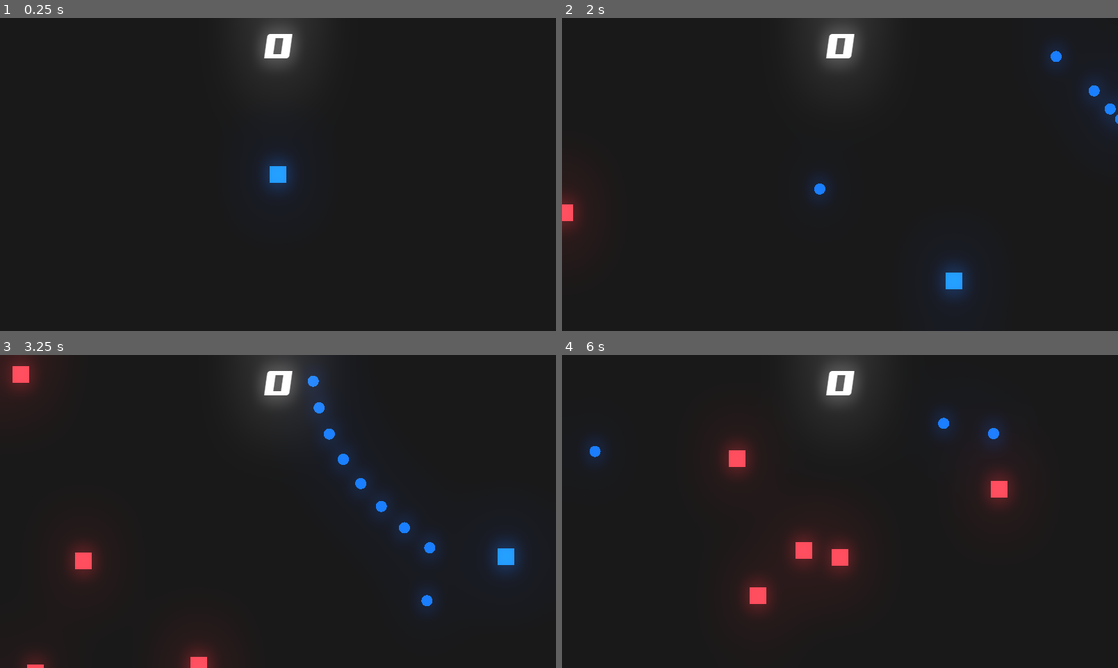
Above: before the commit, frames 1-4 (two rows, left to right).
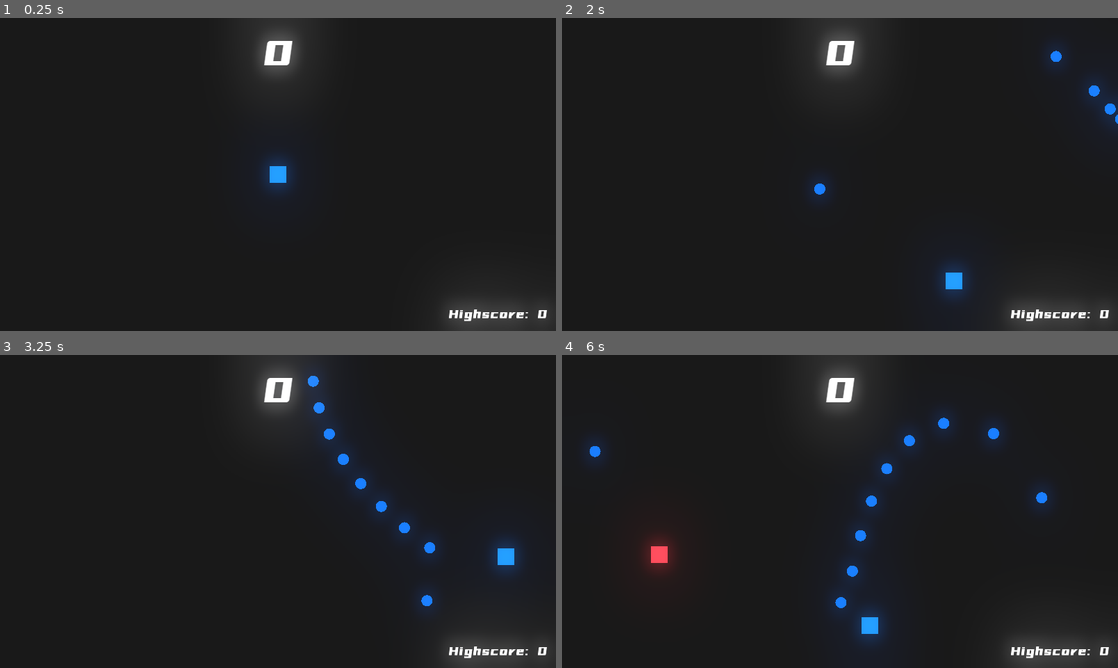
Above: after the commit, the same moments.

Repository: bakneko/WaveShooter
Game: Godot game, scene res://scenes/Arena.tscn
Same seed, same stepped clock (60 frames per second), same inputs: the game is played once before the commit and once after it.
Inputs (mouse positions are in pixels of both pictures, inside the frame that each line leads up to):
- Up to frame 1 (0.25 s): no input
- Up to frame 2 (2 s): tap Enter at 0.5 s; move the mouse to (962, 158) at 0.52 s; press the mouse at (962, 158) at 0.53 s; hold D (move_right) 0.53-1.28 s; move the mouse to (728, 190) at 1.27 s; release the mouse at (728, 190) at 1.28 s; hold S (move_down) from 1.28 s (still down); click (728, 190) at 1.35 s
- Up to frame 3 (3.25 s): move the mouse to (333, 442) at 2.02 s; release S (move_down) at 2.03 s; press the mouse at (333, 442) at 2.03 s; hold D (move_right) 2.03-2.78 s; move the mouse to (250, 574) at 2.77 s; release the mouse at (250, 574) at 2.78 s; hold W (move_up) from 2.78 s (still down); click (250, 574) at 2.85 s
- Up to frame 4 (6 s): move the mouse to (1006, 558) at 3.52 s; release W (move_up) at 3.53 s; press the mouse at (1006, 558) at 3.53 s; hold A (move_left) 3.53-5.03 s; move the mouse to (673, 464) at 4.27 s; release the mouse at (673, 464) at 4.28 s; click (673, 464) at 4.35 s; move the mouse to (867, 511) at 5.02 s; press the mouse at (867, 511) at 5.03 s; hold S (move_down) 5.03-5.78 s; move the mouse to (756, 433) at 5.77 s; release the mouse at (756, 433) at 5.78 s; hold D (move_right) from 5.78 s (still down); click (756, 433) at 5.85 s

The runs differ from the first frame. In frame 1, 1.7% of the frame differs, in the area x 47-99%, y 5-100%; in frame 2, 2.2%; in frame 3, 3.9%; in frame 4, 8.2%, in the area x 14-99%, y 5-100%.

Commit message:
EP #9
难度曲线，最高分

Diff:
--- a/scenes/Arena.tscn
+++ b/scenes/Arena.tscn
@@ -1,10 +1,11 @@
-[gd_scene load_steps=8 format=2]
+[gd_scene load_steps=10 format=2]
 
 [ext_resource path="res://scenes/Player.tscn" type="PackedScene" id=1]
 [ext_resource path="res://scripts/Arena.gd" type="Script" id=2]
 [ext_resource path="res://assets/YousheTitleBlack.ttf" type="DynamicFontData" id=3]
 [ext_resource path="res://scripts/Score.gd" type="Script" id=4]
 [ext_resource path="res://scripts/Camera2D.gd" type="Script" id=5]
+[ext_resource path="res://scripts/HighScore.gd" type="Script" id=6]
 
 [sub_resource type="Environment" id=1]
 background_mode = 4
@@ -18,6 +19,10 @@
 use_filter = true
 font_data = ExtResource( 3 )
 
+[sub_resource type="DynamicFont" id=3]
+use_filter = true
+font_data = ExtResource( 3 )
+
 [node name="Arena" type="Node2D"]
 script = ExtResource( 2 )
 
@@ -28,7 +33,11 @@
 environment = SubResource( 1 )
 
 [node name="EnemySpawnTimer" type="Timer" parent="."]
-wait_time = 0.75
+wait_time = 3.0
+autostart = true
+
+[node name="DifficultyTimer" type="Timer" parent="."]
+wait_time = 5.0
 autostart = true
 
 [node name="UI" type="Node2D" parent="."]
@@ -50,7 +59,23 @@
 margin_bottom = 80.0
 custom_fonts/font = SubResource( 2 )
 align = 1
+valign = 1
 script = ExtResource( 4 )
+__meta__ = {
+"_edit_use_anchors_": false
+}
+
+[node name="HighScore" type="Label" parent="UI/Control"]
+anchor_top = 1.0
+anchor_bottom = 1.0
+margin_left = 0.629944
+margin_top = -80.0
+margin_right = 630.0
+margin_bottom = -10.0
+custom_fonts/font = SubResource( 3 )
+align = 2
+valign = 2
+script = ExtResource( 6 )
 __meta__ = {
 "_edit_use_anchors_": false
 }
@@ -64,4 +89,5 @@
 one_shot = true
 
 [connection signal="timeout" from="EnemySpawnTimer" to="." method="_on_EnemySpawnTimer_timeout"]
+[connection signal="timeout" from="DifficultyTimer" to="." method="_on_DifficultyTimer_timeout"]
 [connection signal="timeout" from="Camera2D/ScreenShakeTimer" to="Camera2D" method="_on_ScreenShakeTimer_timeout"]
--- a/scripts/Arena.gd
+++ b/scripts/Arena.gd
@@ -19,3 +19,8 @@
 
 	Global.instance_node(enemy_1, enemy_position, self)
 	pass
+
+
+func _on_DifficultyTimer_timeout():
+	if $EnemySpawnTimer.wait_time > 0.5:
+		$EnemySpawnTimer.wait_time -= 0.1
--- a/scripts/Global.gd
+++ b/scripts/Global.gd
@@ -5,6 +5,8 @@
 var player = null
 var camera = null
 var score = 0
+var high_score = 0
+var is_first_round = true
 
 # 全局的实例化子场景代码
 func instance_node(node, location, parent):
--- /dev/null
+++ b/scripts/HighScore.gd
@@ -0,0 +1,10 @@
+extends Label
+
+func _ready():
+	text = "Highscore: %s" % String(Global.high_score)
+	pass
+
+func _process(delta):
+	Global.high_score = Global.score if Global.score > Global.high_score else Global.high_score
+	# Python 的三目运算符
+	pass
--- a/scripts/Player.gd
+++ b/scripts/Player.gd
@@ -46,6 +46,8 @@
 	if area.is_in_group("enemy"):
 		visible = false
 		is_dead = true
+		if Global.is_first_round:
+			Global.is_first_round = false
 		yield(get_tree().create_timer(1),"timeout")
 		get_tree().reload_current_scene()
 	pass
--- a/scripts/Score.gd
+++ b/scripts/Score.gd
@@ -2,4 +2,6 @@
 
 func _process(_delta):
 	text = str(Global.score)
+	if Global.score >= Global.high_score and !Global.is_first_round:
+		modulate = Color("ff414e")
 	pass
